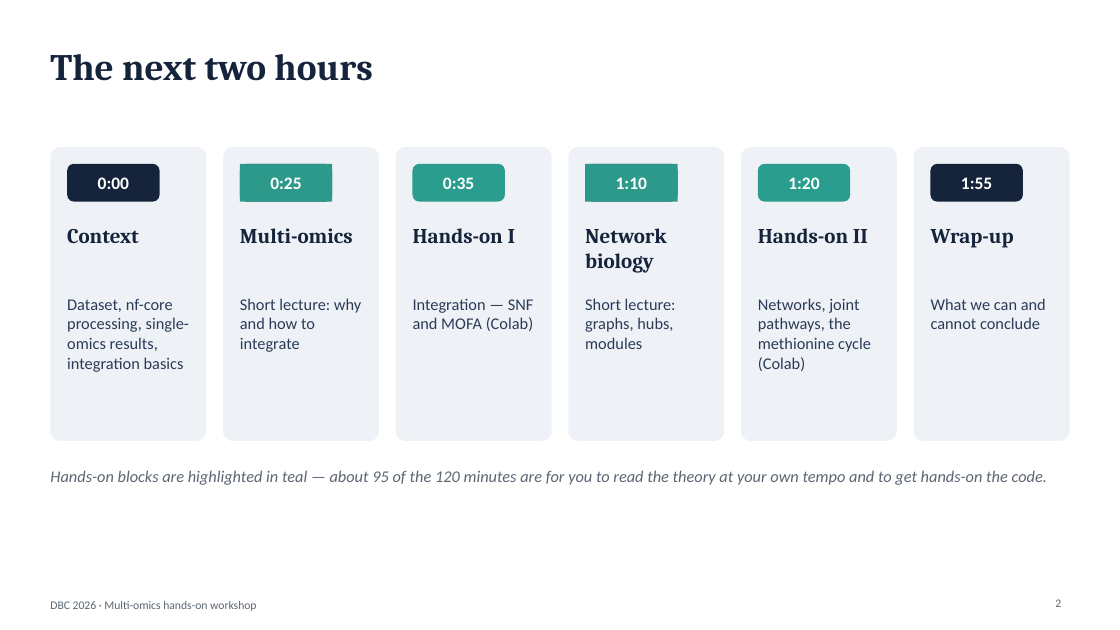
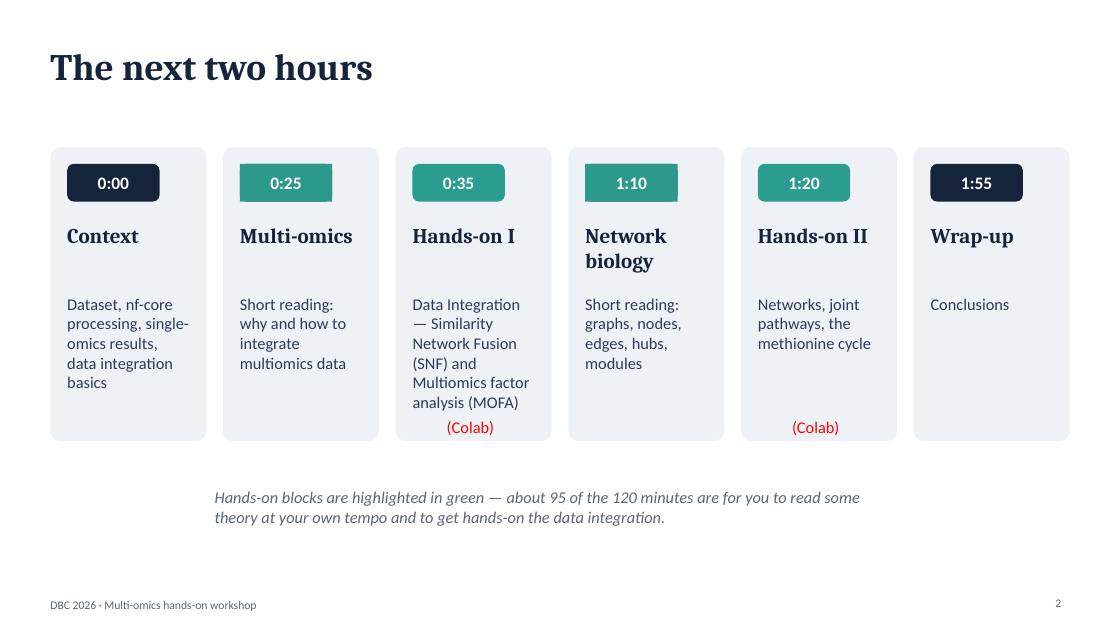
Before and after one commit to biosustain/dsp_multiomics_workshop, a slide deck: slide 2 of slides/01_workshop_introduction.pptx. Drawn at 1120x630 pixels with LibreOffice and Linux fonts; fonts in the diff are those of the drawing. Boxes give left, top, right and bottom in pixels: in the first picture for what was removed or moved away, otherwise in the second. Text is boxed around its words. In the diff, an @@ line names an element or a change of style, - is before the commit and + after.

Commit message:
Intro update and alignment with multiomics I slides

```diff
--- a/slides/01_workshop_introduction.pptx
+++ b/slides/01_workshop_introduction.pptx
@@ text at [67,299,189,388]: text changed @@
-Dataset, nf-core processing, single-omics results, integration basics
+Dataset, nf-core processing, single-omics results, data integration basics
@@ text at [240,298,346,369]: text changed @@
-Short lecture: why and how to integrate
+Short reading: why and how to integrate multiomics data
@@ text at [413,299,529,411]: text changed @@
-Integration — SNF and MOFA (Colab)
+Data Integration — Similarity Network Fusion (SNF) and Multiomics factor analysis (MOFA)
@@ text at [585,298,681,369]: text changed @@
-Short lecture: graphs, hubs, modules
+Short reading: graphs, nodes, edges, hubs, modules
@@ text at [758,298,871,352]: text changed @@
-Networks, joint pathways, the methionine cycle (Colab)
+Networks, joint pathways, the methionine cycle
@@ text at [931,298,1010,310]: text changed @@
-What we can and cannot conclude
+Conclusions
@@ text added at [447,421,494,435], 14 pt, text #FF0000 @@
+(Colab)
@@ text added at [792,421,839,435], 14 pt, text #FF0000 @@
+(Colab)
@@ text at [215,491,859,526]: text changed @@
-Hands-on blocks are highlighted in teal — about 95 of the 120 minutes are for you to read the theory at your own tempo and to get hands-on the code.
+Hands-on blocks are highlighted in green — about 95 of the 120 minutes are for you to read some theory at your own tempo and to get hands-on the data integration.
```
Also in this commit, not shown: 15 other slides changed, 9 slides added, 2 slides removed, 1 other file.
